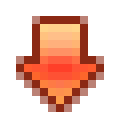
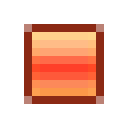
Comparing the layer stacks of the two w=128, h=128 images. Changes:
added layer "Stop 0" above "Up 0" over [32, 32, 96, 96]
hid "Down 0" over [24, 24, 96, 104]
